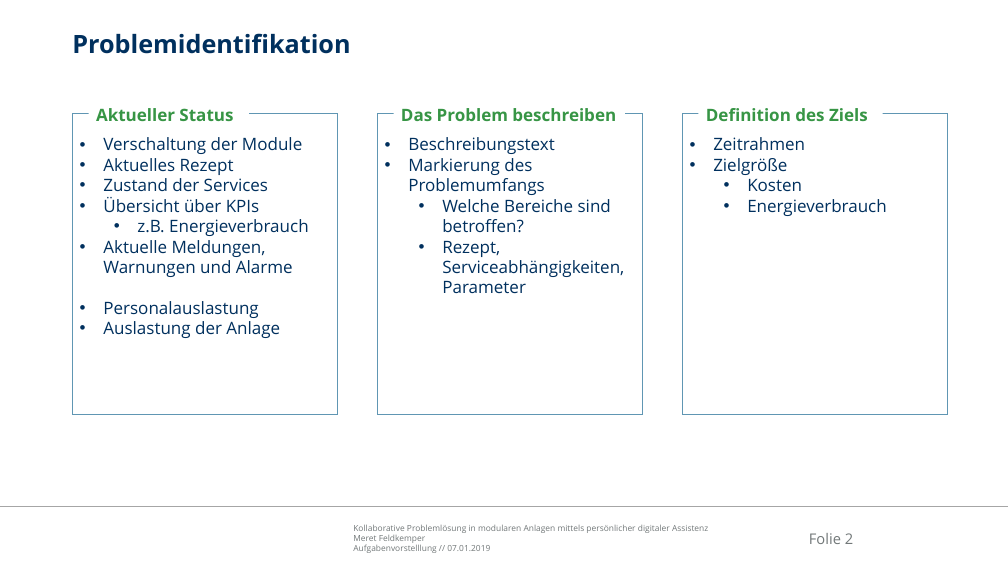
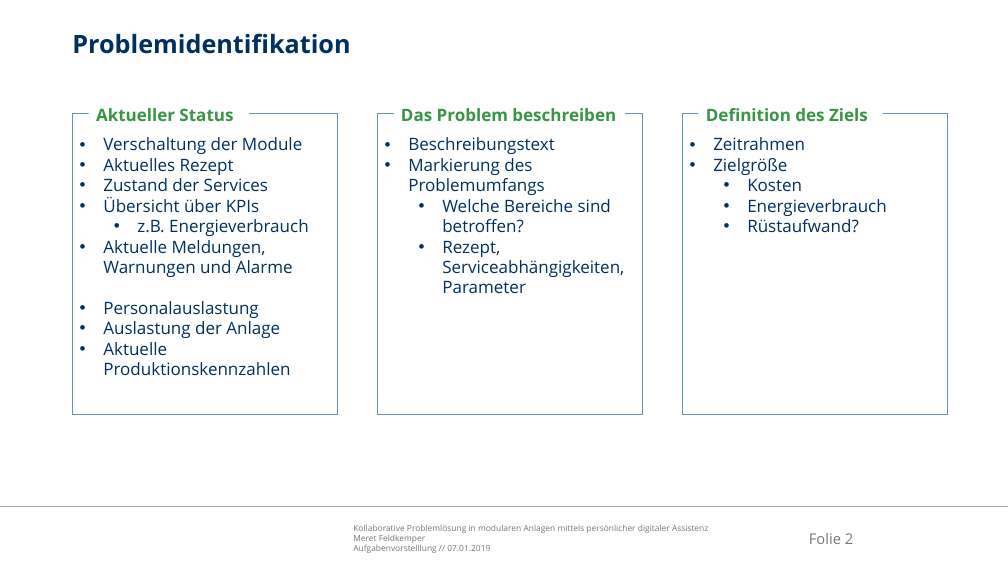
Before and after one commit to Ral3007/Diplomarbeit, a slide deck: slide 2 of Dokumente/Skizzen/Konzept/Funktionlitäten.pptx. Drawn at 1008x567 pixels with LibreOffice and Linux fonts; fonts in the diff are those of the drawing; background and template pictures are left out. Boxes give left, top, right and bottom in pixels: in the first picture for what was removed or moved away, otherwise in the second. Text is boxed around its words. In the diff, an @@ line names an element or a change of style, - is before the commit and + after.

```diff
--- a/Dokumente/Skizzen/Konzept/Funktionlitäten.pptx
+++ b/Dokumente/Skizzen/Konzept/Funktionlitäten.pptx
@@ text in rectangle at (x1=747, y1=219, x2=859, y2=233): paragraph added @@
+  • Rüstaufwand?
@@ text in rectangle at (x1=103, y1=342, x2=290, y2=375): paragraph added @@
+• Aktuelle Produktionskennzahlen
```
Also in this commit, not shown: 1 other slide changed, 7 other files.
